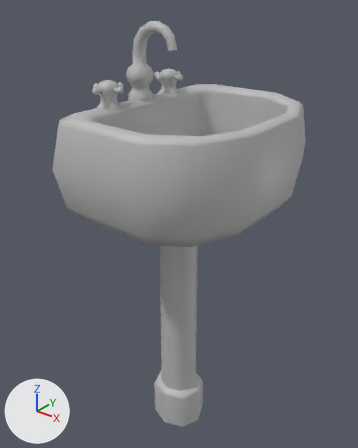
A saved change to the FBX model Assets/Models/Bathroom/Sink/sink.fbx.
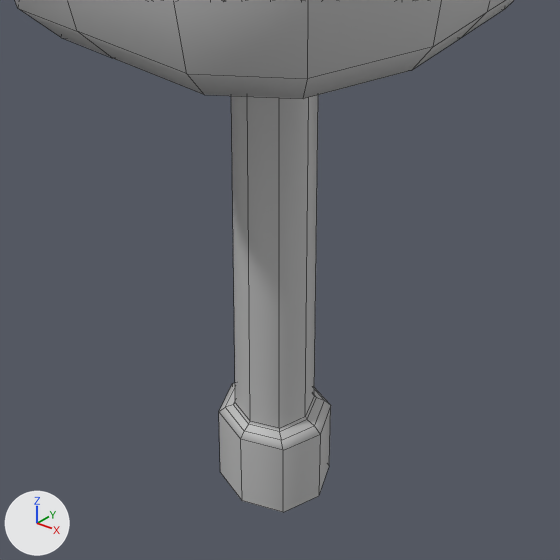
Old and new are each drawn whole from a camera (50 mm lens) standing at (-0.0319, -0.0272, 0.0363) and looking at (-0.0538, 0.0002, 0.0193) and again close up on the part from 17% to 85% of the width and 46% to 100% of the height. Arrows for +X, +Y and +Z are at lower left; the lights stay in place. The close-ups show mesh edges as thin lines. Where no turn or scale is listed for an object, it has been applied to the vertices.
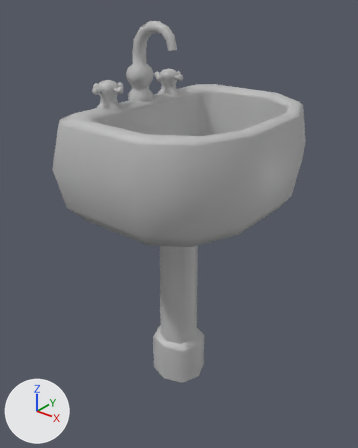
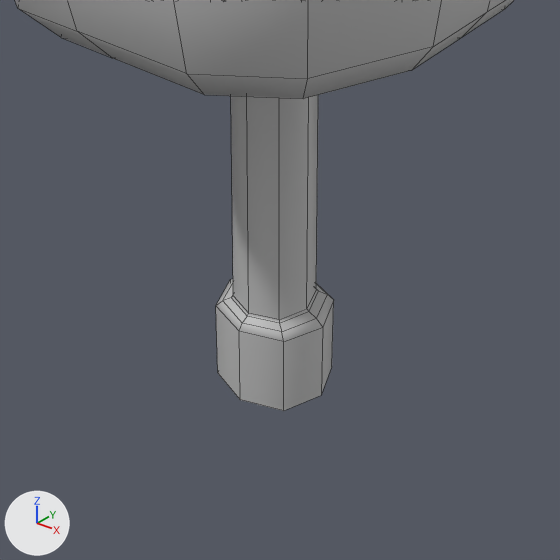
The newer file is also rescaled (x47.26), turned or shifted as a whole; pictures and numbers use the older file's frame.

Location of each change, [x1, y1, x2, y2] in pixels of the close-ups (560 x 560 px; the box of a moved part takes in the faces that stretch with it):
'pCube3', reshaped: before [15, 0, 514, 512]; after [15, 0, 514, 411]
part 1 of me_mesh_001, moved or reshaped: before [219, 95, 331, 512]; after [216, 95, 334, 411]

Patch to the scene script:
```diff
--- a/Assets/Models/Bathroom/Sink/sink.fbx.py
+++ b/Assets/Models/Bathroom/Sink/sink.fbx.py
@@ me_mesh_001 @@
 me_mesh_001.from_pydata(...)  # 251 vertices, 236 faces; spans x -0.0068..0.0068, y -0.0088..0.0088, z -0.0144..0.0144
 # used by ob_pcube3; location = (-0.05225, 0.0, 0.01442)
+# me_mesh_001 part 1: all 40 vertices in x -0.0037..0.0008, y -0.0021..0.0021, z -0.0144..-0.0106 are moved by (0.0, 0.0, 0.0053)
 me_mesh_001.materials.append(mat_lambert1)
```
